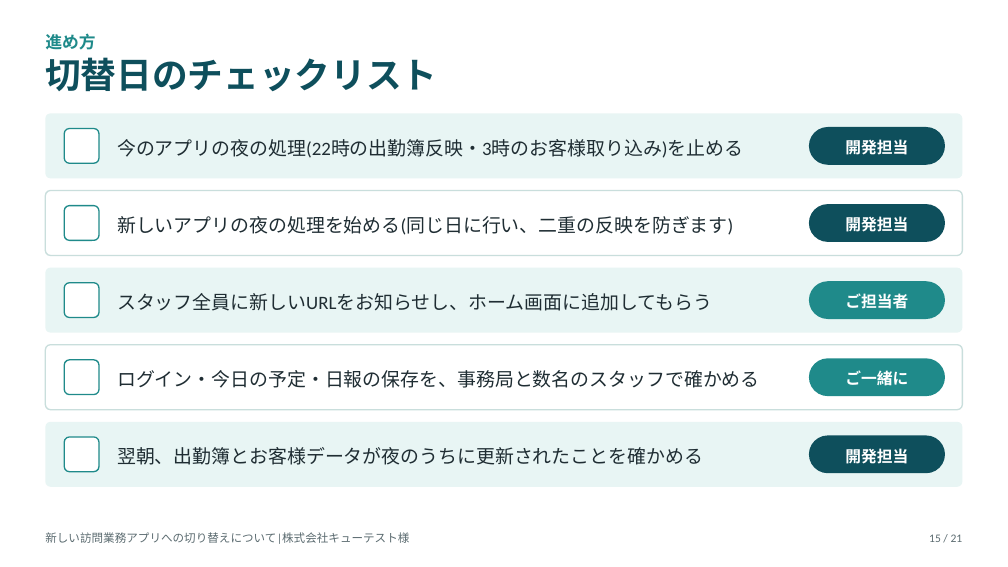
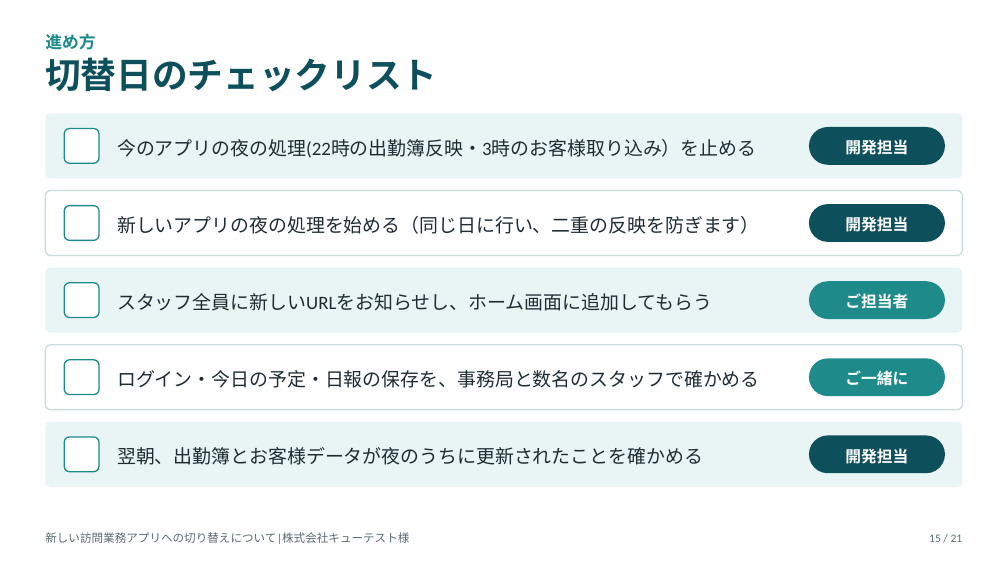
Before and after one commit to katahimo-dev/katahimo-app, a slide deck: slide 15 of doc/partner/新アプリ切替のご説明_キューテスト様.pptx. Drawn at 1008x567 pixels with LibreOffice and Linux fonts; fonts in the diff are those of the drawing. Boxes give left, top, right and bottom in pixels: in the first picture for what was removed or moved away, otherwise in the second. Text is boxed around its words. In the diff, an @@ line names an element or a change of style, - is before the commit and + after.

```diff
--- a/doc/partner/新アプリ切替のご説明_キューテスト様.pptx
+++ b/doc/partner/新アプリ切替のご説明_キューテスト様.pptx
@@ text at bbox=[117, 139, 756, 158]: text changed @@
-今のアプリの夜の処理(22時の出勤簿反映・3時のお客様取り込み)を止める
+今のアプリの夜の処理(22時の出勤簿反映・3時のお客様取り込み）を止める
@@ text at bbox=[117, 216, 760, 234]: text changed @@
-新しいアプリの夜の処理を始める(同じ日に行い、二重の反映を防ぎます)
+新しいアプリの夜の処理を始める（同じ日に行い、二重の反映を防ぎます）
```
Also in this commit, not shown: 17 other slides changed, 3 other files.
